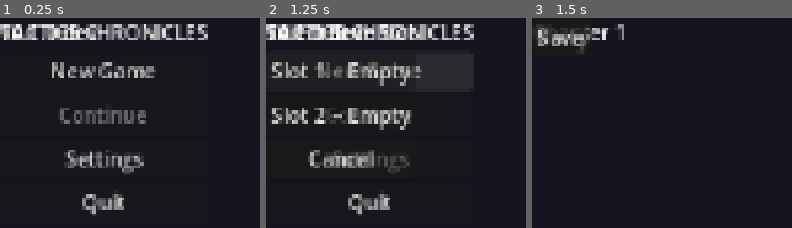
Above: before the commit, frames 1-3 (left to right).
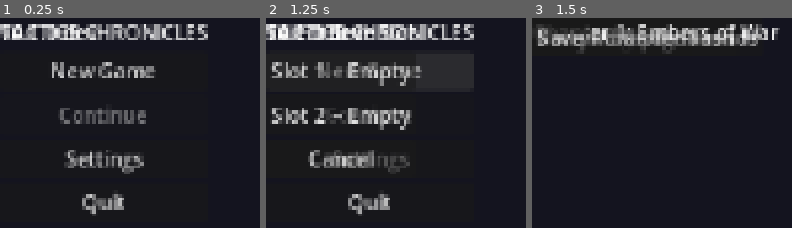
Above: after the commit, the same moments.

Repository: GetFunctMaddMatt/Claude
Game: Godot game, scene res://scenes/MainMenu.tscn
The game is run twice, just before and just after one commit, with the same random seed, the same clock (stepped at 60 frames per second) and the same inputs. The project has no main scene, so this scene is started directly.
Inputs:
- Up to frame 1 (0.25 s): no input
- Up to frame 2 (1.25 s): click "New Game" at 0.5 s
- Up to frame 3 (1.5 s): click "New Game" at 1.25 s

Frames 1-2 are identical in both runs. In frame 3, 5.7% of the frame differs, in the area x 20-96%, y 2-18%.
Error before the commit: Parse Error: The function signature doesn't match the parent. Parent signature is "get_class() -> String". (res://autoloads/DataManager.gd:41)

Commit message:
Fix three Godot 4.6 parse errors
1. Rename DataManager.get_class() -> get_class_data()
   - Conflicts with Object.get_class() built-in; treated as error in 4.6
   - Updated callers in Unit.gd and JobSystem.gd

2. Rename BattleGrid.get_path() -> find_path()
   - Conflicts with Node.get_path() built-in; treated as error in 4.6
   - Updated callers in BattleEngine.gd (x2) and AIController.gd

3. Fix Overworld.gd ternary operator syntax
   - GDScript has no ?: syntax; replaced with "x if cond else y"

https://claude.ai/code/session_0114YNvNtyu3wud3TocobKKq

Diff:
--- a/tactics_chronicles/autoloads/DataManager.gd
+++ b/tactics_chronicles/autoloads/DataManager.gd
@@ -38,7 +38,7 @@
 
 # -- Accessors -----------------------------------------------------------------
 
-func get_class(class_id: String) -> Dictionary:
+func get_class_data(class_id: String) -> Dictionary:
 	return classes.get(class_id, {})
 
 func get_skill(skill_id: String) -> Dictionary:
--- a/tactics_chronicles/scripts/battle/AIController.gd
+++ b/tactics_chronicles/scripts/battle/AIController.gd
@@ -113,7 +113,7 @@
 
 func _move_to(unit: Unit, dest: Vector2i, engine: BattleEngine) -> void:
 	if dest == unit.grid_pos: return
-	var path = engine.grid.get_path(unit.grid_pos, dest, unit)
+	var path = engine.grid.find_path(unit.grid_pos, dest, unit)
 	if path.is_empty(): return
 	engine.grid.move_unit(unit, path)
 	unit.has_moved = true
--- a/tactics_chronicles/scripts/battle/BattleEngine.gd
+++ b/tactics_chronicles/scripts/battle/BattleEngine.gd
@@ -66,7 +66,7 @@
 	if unit != turn_manager.current_unit: return
 	if unit.has_moved: return
 
-	var path = grid.get_path(unit.grid_pos, destination, unit)
+	var path = grid.find_path(unit.grid_pos, destination, unit)
 	if path.is_empty(): return
 
 	_set_state(State.ANIMATING)
@@ -126,7 +126,7 @@
 	if not unit.has_moved and not in_range:
 		var dest = _best_move_toward(unit, nearest.grid_pos)
 		if dest != unit.grid_pos:
-			var path = grid.get_path(unit.grid_pos, dest, unit)
+			var path = grid.find_path(unit.grid_pos, dest, unit)
 			grid.move_unit(unit, path)
 			unit.has_moved = true
 
--- a/tactics_chronicles/scripts/battle/BattleGrid.gd
+++ b/tactics_chronicles/scripts/battle/BattleGrid.gd
@@ -119,7 +119,7 @@
 	result.erase(unit.grid_pos)
 	return result
 
-func get_path(from: Vector2i, to: Vector2i, unit: Unit) -> Array:
+func find_path(from: Vector2i, to: Vector2i, unit: Unit) -> Array:
 	# A* -- returns tile positions to step through (not including 'from')
 	var open:   Dictionary = { from: 0.0 }
 	var came:   Dictionary = {}
--- a/tactics_chronicles/scripts/battle/JobSystem.gd
+++ b/tactics_chronicles/scripts/battle/JobSystem.gd
@@ -75,7 +75,7 @@
 # -----------------------------------------------------------------------------
 
 func _apply_stat_growth(unit: Unit) -> void:
-	var cd     = DataManager.get_class(unit.class_id)
+	var cd     = DataManager.get_class_data(unit.class_id)
 	var growth = cd.get("stat_growth", {})
 	# Growth values are per-level increments
 	unit.base_hp   += growth.get("hp",   4)
--- a/tactics_chronicles/scripts/battle/Unit.gd
+++ b/tactics_chronicles/scripts/battle/Unit.gd
@@ -74,7 +74,7 @@
 func init_from_class(cid: String, lv: int = 1) -> void:
 	class_id = cid
 	level    = lv
-	var cd   = DataManager.get_class(cid)
+	var cd   = DataManager.get_class_data(cid)
 	if cd.is_empty():
 		push_error("Unit.init_from_class: unknown class %s" % cid)
 		return
--- a/tactics_chronicles/scripts/overworld/Overworld.gd
+++ b/tactics_chronicles/scripts/overworld/Overworld.gd
@@ -19,9 +19,8 @@
 func _load_chapter(chapter_id: String) -> void:
 	_chapter_data = DataManager.get_chapter(chapter_id)
 	chapter_label.text = _chapter_data.get("name", chapter_id)
-	_current_node = GameState.current_node.is_empty() \
-		? _chapter_data.get("starting_node", "") \
-		: GameState.current_node
+	_current_node = _chapter_data.get("starting_node", "") if GameState.current_node.is_empty() \
+		else GameState.current_node
 	_build_node_map()
 	EventBus.chapter_started.emit(chapter_id)
 
